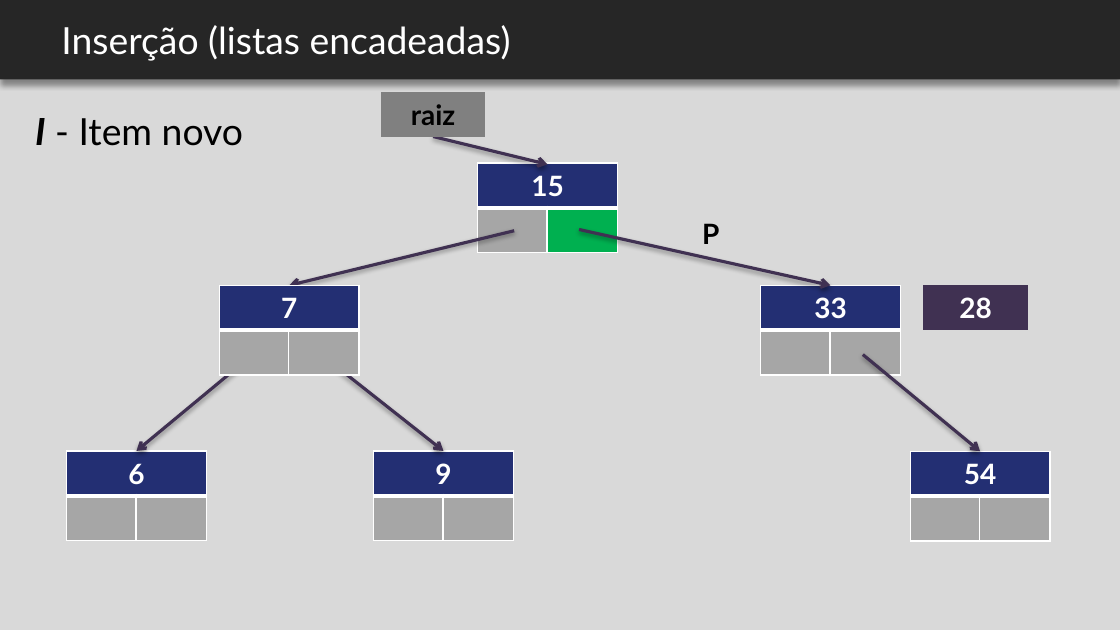
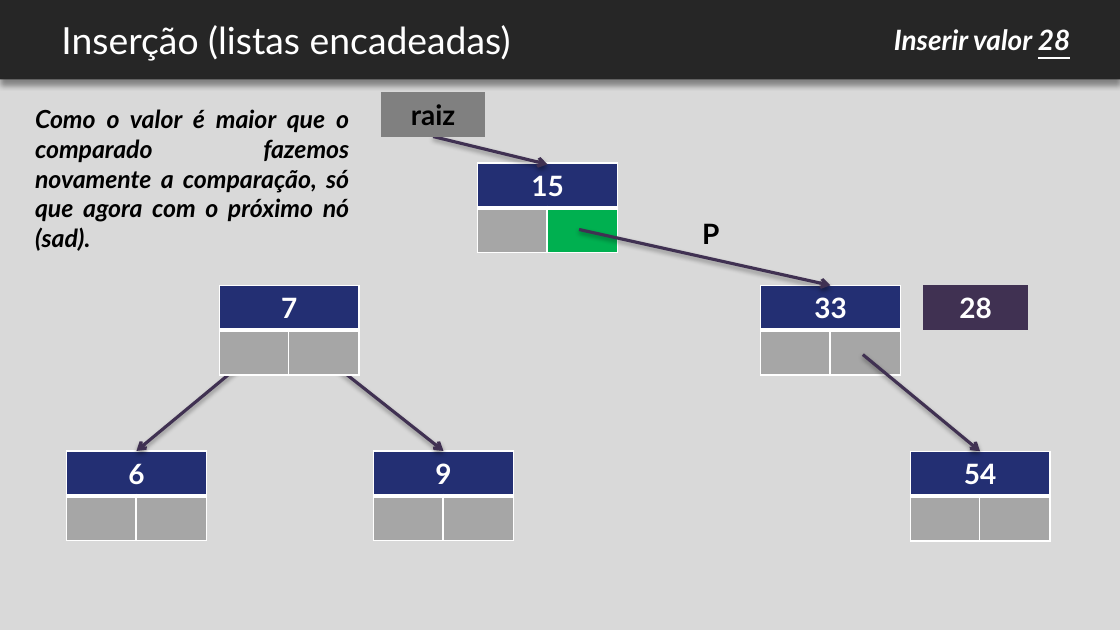
Before and after one commit to felipemarc/AED1_2016-2, a slide deck: slide 18 of ap_arvores/AED - arvores.pptx (slide 17 before the commit). Drawn at 1120x630 pixels with LibreOffice and Linux fonts; fonts in the diff are those of the drawing; background and template pictures are left out. Boxes give left, top, right and bottom in pixels: in the first picture for what was removed or moved away, otherwise in the second. Text is boxed around its words. In the diff, an @@ line names an element or a change of style, - is before the commit and + after.

```diff
--- a/ap_arvores/AED - arvores.pptx
+++ b/ap_arvores/AED - arvores.pptx
@@ text added at <box>894,29,1070,51</box>, 18 pt, text #FFFFFF, bold, italic @@
+Inserir valor 28
@@ text removed at <box>35,118,243,146</box> @@
-I - Item novo
@@ text added at <box>35,109,349,251</box>, 16 pt, text #000000, bold, italic @@
+Como o valor é maior que o comparado fazemos novamente a comparação, só que agora com o próximo nó (sad).
@@ arrow removed from (514, 231) to (289, 286) @@
```
Also in this commit, not shown: 11 other slides changed, 1 slide added, 2 other files.
